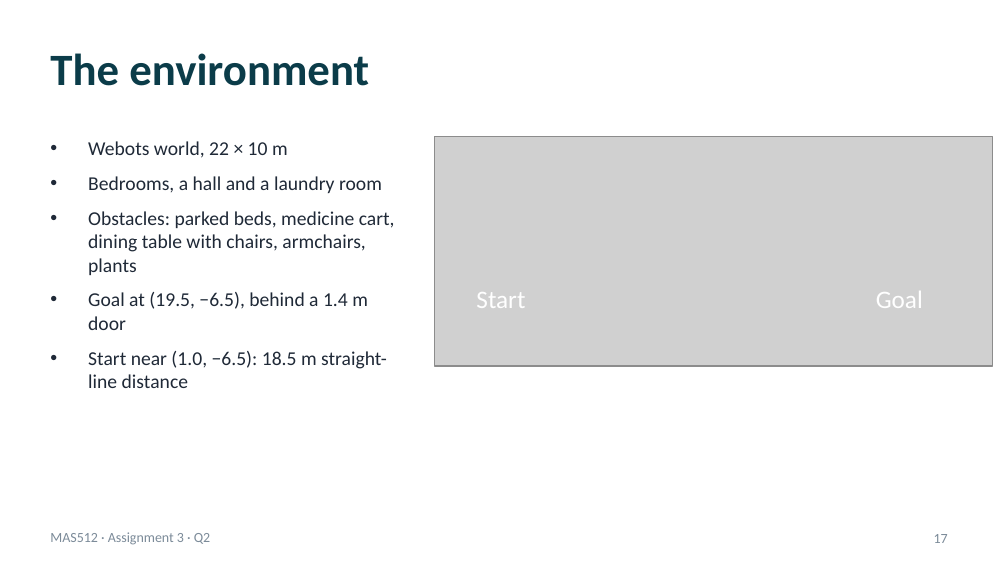
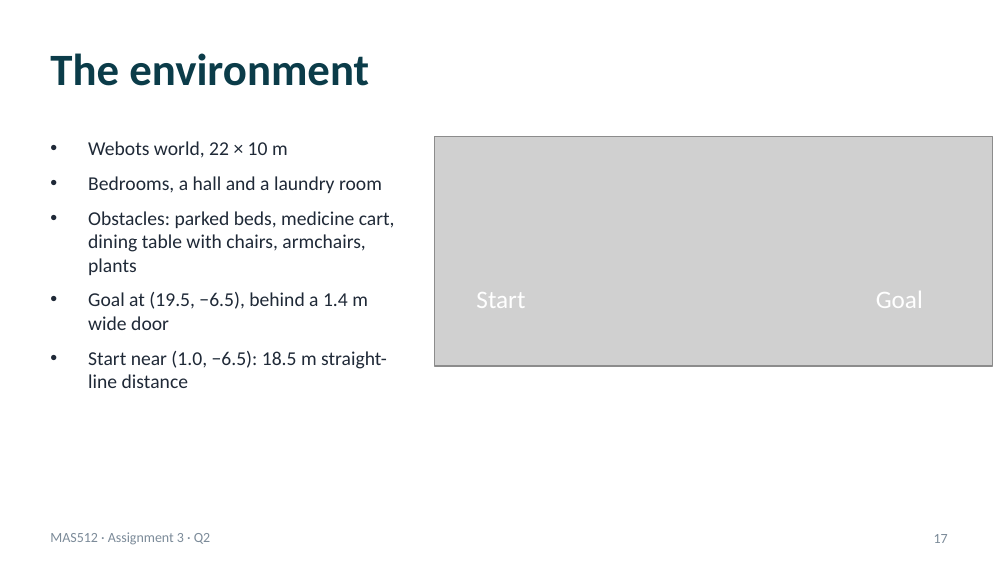
Before and after one commit to AreGundersen/MAS512, a slide deck: slide 17 of Assignment 3/MAS512_assignment3_gr5.pptx. Drawn at 1008x567 pixels with LibreOffice and Linux fonts; fonts in the diff are those of the drawing; grey boxes stand for pictures. Boxes give left, top, right and bottom in pixels: in the first picture for what was removed or moved away, otherwise in the second. Text is boxed around its words. In the diff, an @@ line names an element or a change of style, - is before the commit and + after.

```diff
--- a/Assignment 3/MAS512_assignment3_gr5.pptx
+++ b/Assignment 3/MAS512_assignment3_gr5.pptx
@@ text at [88,292,368,330]: text changed @@
-• Goal at (19.5, −6.5), behind a 1.4 m door
+• Goal at (19.5, −6.5), behind a 1.4 m wide door
```
Also in this commit, not shown: 6 other slides changed, 1 slide removed, 33 other files.
